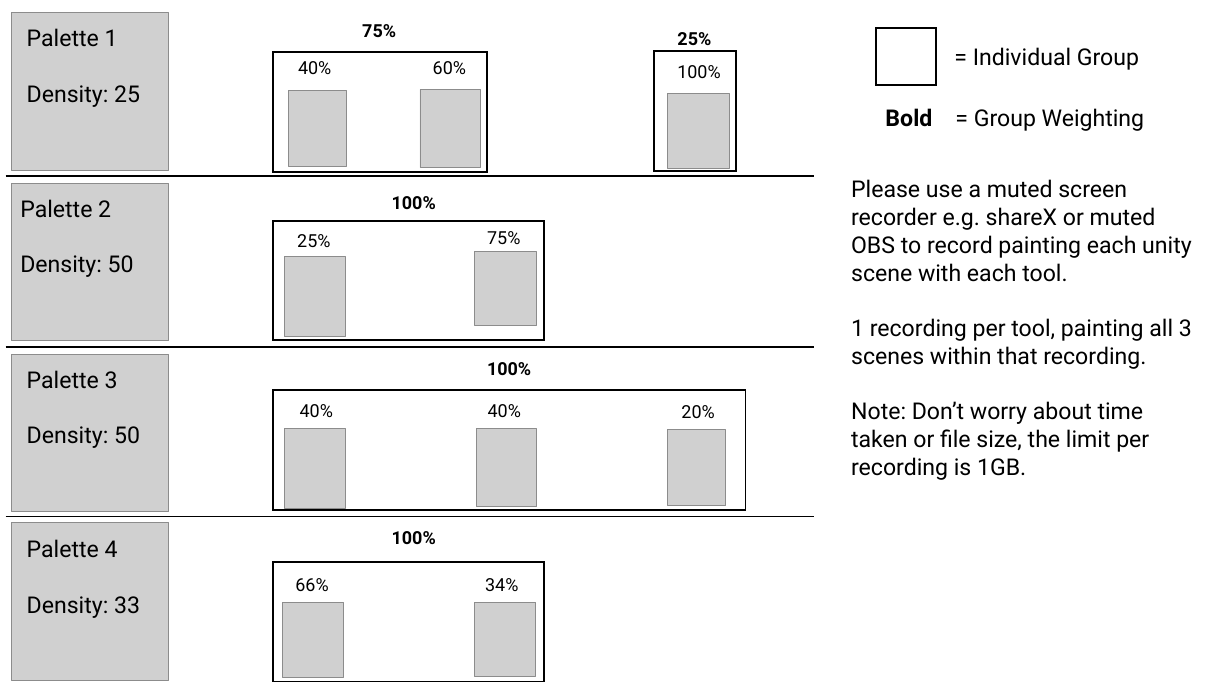
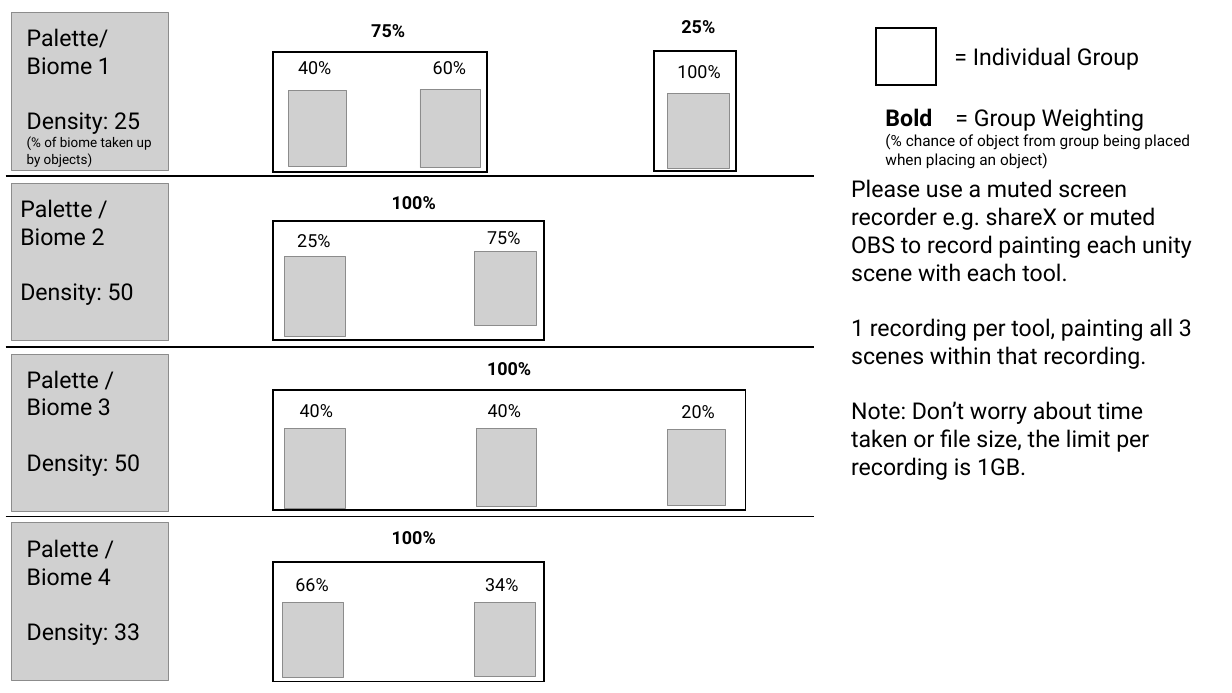
Before and after one commit to D761454/Tools-Development, a slide deck: slide 1 of PaletteInstructions.pptx. Drawn at 1232x693 pixels with LibreOffice and Linux fonts; fonts in the diff are those of the drawing; grey boxes stand for pictures. Boxes give left, top, right and bottom in pixels: in the first picture for what was removed or moved away, otherwise in the second. Text is boxed around its words. In the diff, an @@ line names an element or a change of style, - is before the commit and + after.

```diff
--- a/PaletteInstructions.pptx
+++ b/PaletteInstructions.pptx
@@ text at box(27, 28, 111, 74): text changed @@
-Palette 1
+Palette/
+Biome 1
@@ text "75%": place and size @@
-text "75%" at box(362, 24, 396, 37)
+text "75%" at box(371, 24, 405, 37)
@@ text "25%": place and size @@
-text "25%" at box(677, 32, 711, 45)
+text "25%" at box(681, 20, 715, 33)
@@ text at box(27, 136, 152, 167): paragraph added @@
+(% of biome taken up by objects)
@@ text at box(885, 134, 1190, 169): paragraph added @@
+(% chance of object from group being placed when placing an object)
@@ text at box(20, 199, 105, 245): text changed @@
-Palette 2
+Palette /
+Biome 2
@@ text at box(27, 370, 111, 415): text changed @@
-Palette 3
+Palette /
+Biome 3
@@ text at box(27, 539, 111, 585): text changed @@
-Palette 4
+Palette /
+Biome 4
```
